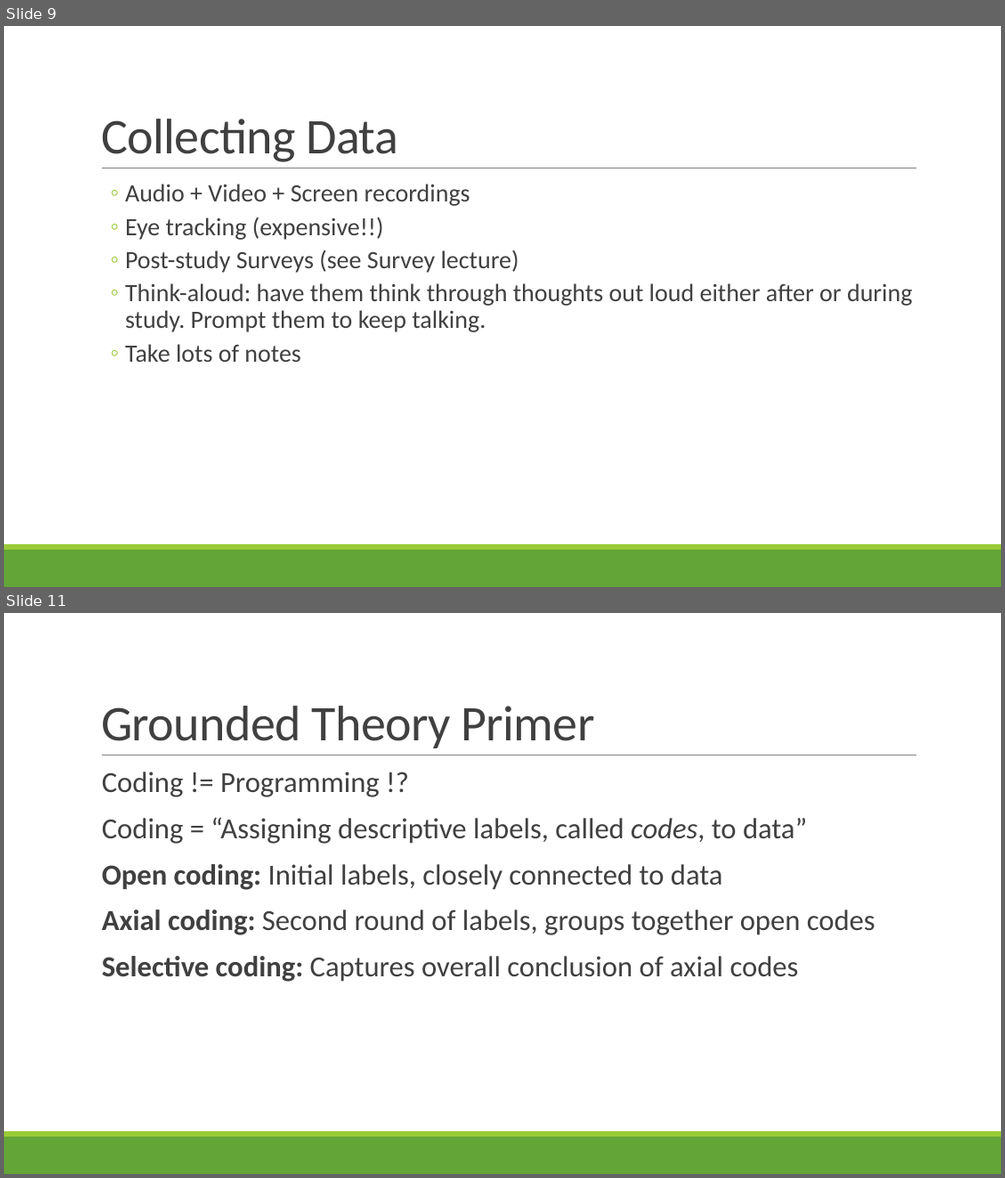
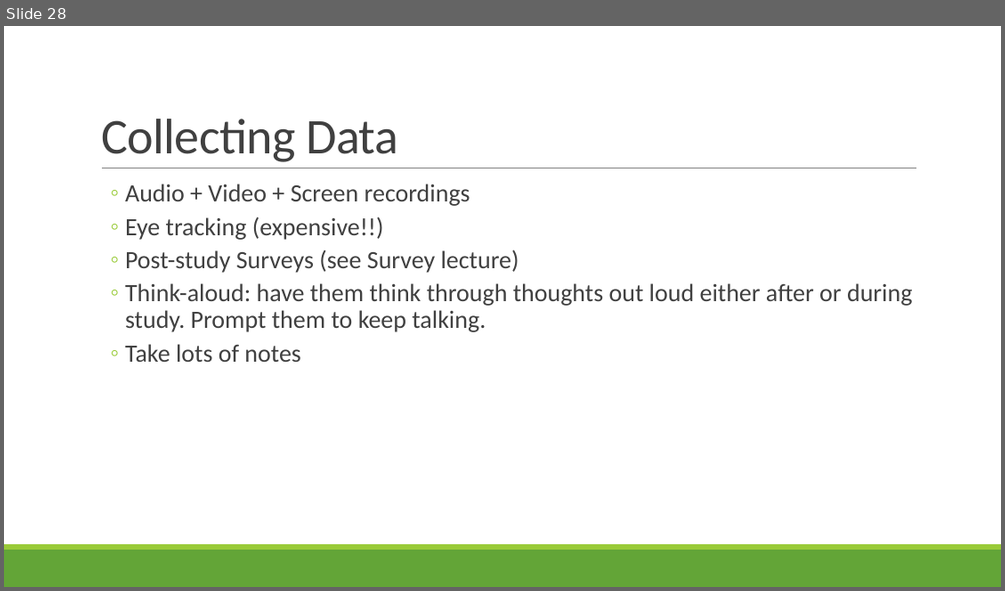
Before and after one commit to rbohrer/pl-course, a slide deck: LectureSlides/09Design3.pptx. Shown one above the other, each under a label of ours: slides 9 and 11 before the commit, slide 28 after it; the slides between them are not shown. The pictures are 1005x1178 and 1005x591 pixels, drawn with LibreOffice and Linux fonts; fonts in the diff are those of the drawing. Boxes give left, top, right and bottom in pixels: in the first picture for what was removed or moved away, otherwise in the second. Text is boxed around its words. In the diff, an @@ line names an element or a change of style, - is before the commit and + after.

```diff
--- a/LectureSlides/09Design3.pptx
+++ b/LectureSlides/09Design3.pptx
@@ slide 11 removed at [4,613,1001,1174], background #FFFFFF; not listed: 3 template elements that a slide beside it also shows @@
@@ title removed at [101,706,594,748] @@
-Grounded Theory Primer
@@ text removed at [102,771,875,981] @@
-  Coding != Programming !?
-  Coding = “Assigning descriptive labels, called codes, to data”
-  Open coding: Initial labels, closely connected to data
-  Axial coding: Second round of labels, groups together open codes
-  Selective coding: Captures overall conclusion of axial codes
@@ what was slide 9 is now slide 28 @@
```
Also in this commit, not shown: 2 slides changed, 18 slides added, 1 other slide removed.
